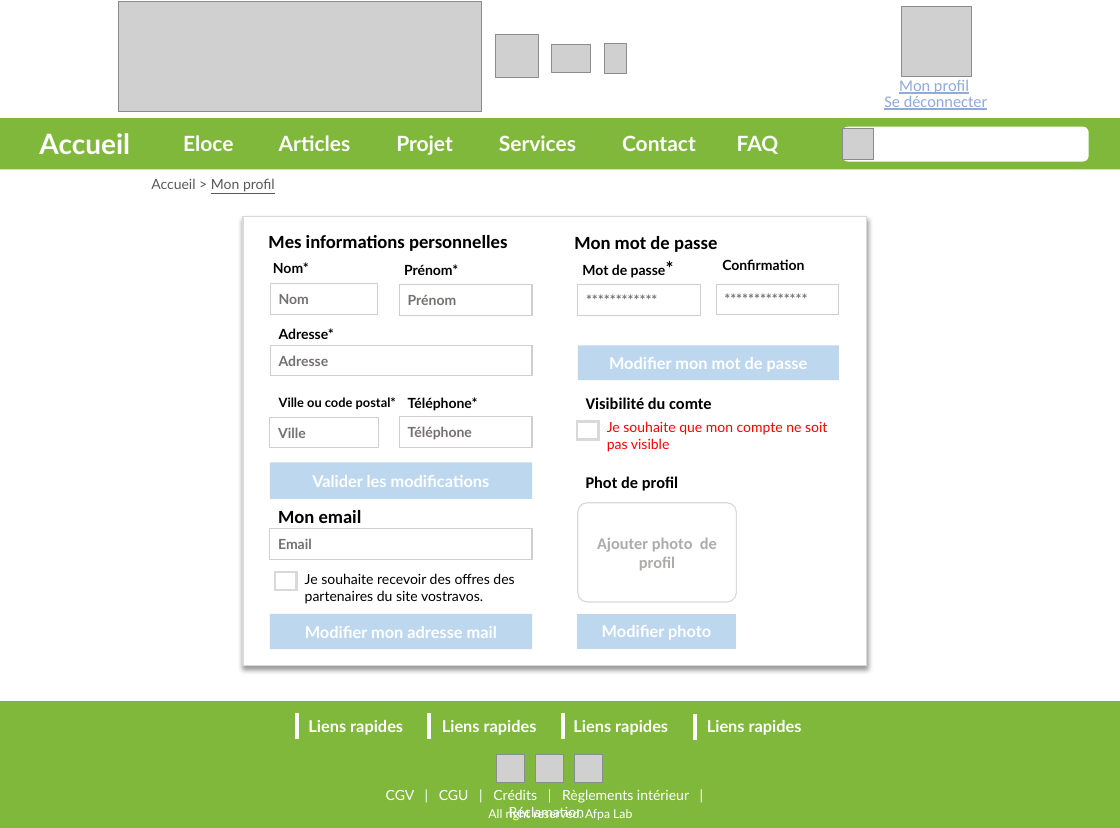
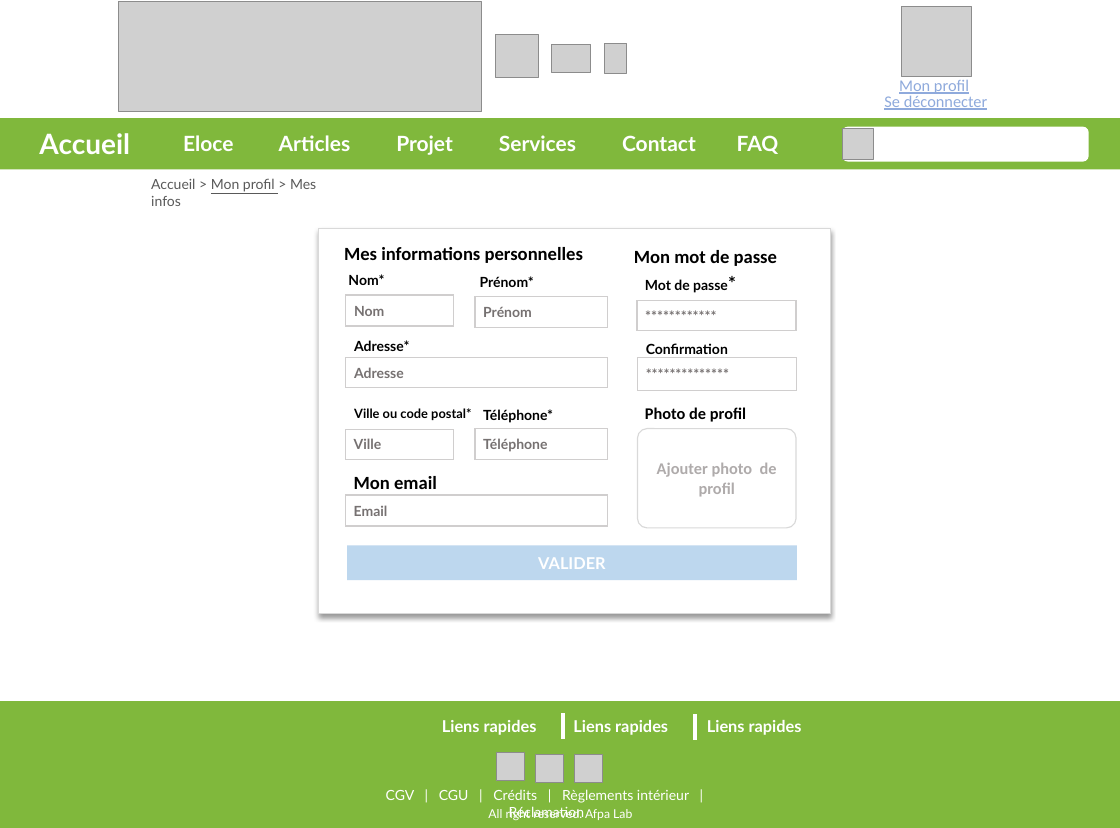
Before and after one commit to SAMTHP/TP_AFPAA, a slide deck: slide 7 of PROJET ELOCE/Mockup.pptx (slide 8 before the commit). Drawn at 1120x828 pixels with LibreOffice and Linux fonts; fonts in the diff are those of the drawing; grey boxes stand for pictures; background and template pictures are left out. Boxes give left, top, right and bottom in pixels: in the first picture for what was removed or moved away, otherwise in the second. Text is boxed around its words. In the diff, an @@ line names an element or a change of style, - is before the commit and + after.

```diff
--- a/PROJET ELOCE/Mockup.pptx
+++ b/PROJET ELOCE/Mockup.pptx
@@ text at box(151, 178, 316, 206): text changed @@
-Accueil > Mon profil
+Accueil > Mon profil > Mes infos
@@ rectangle: place and size @@
-rectangle at box(243, 217, 867, 666)
+rectangle at box(318, 229, 830, 614)
@@ text "Nom*": place and size @@
-text "Nom*" at box(273, 262, 309, 273)
+text "Nom*" at box(348, 274, 384, 285)
@@ text "Mon mot de passe": place and size @@
-text "Mon mot de passe" at box(574, 236, 717, 252)
+text "Mon mot de passe" at box(634, 250, 777, 266)
@@ text "Mot de passe*": place and size @@
-text "Mot de passe*" at box(582, 264, 666, 278)
+text "Mot de passe*" at box(645, 279, 728, 293)
@@ rectangle "************": place and size @@
-rectangle "************" at box(578, 285, 702, 316)
+rectangle "************" at box(637, 301, 796, 331)
@@ rectangle "Adresse": place and size @@
-rectangle "Adresse" at box(271, 345, 533, 376)
+rectangle "Adresse" at box(346, 358, 608, 388)
@@ rectangle removed at box(578, 345, 839, 381) @@
-Modifier mon mot de passe
@@ text "Confirmation": place and size @@
-text "Confirmation" at box(722, 259, 804, 270)
+text "Confirmation" at box(646, 343, 728, 354)
@@ rectangle "**************": place and size @@
-rectangle "**************" at box(717, 285, 839, 315)
+rectangle "**************" at box(638, 358, 797, 392)
@@ text removed at box(586, 397, 711, 409) @@
-Visibilité du comte
@@ text at box(645, 407, 746, 422): text changed @@
-Phot de profil
+Photo de profil
@@ 5 texts, 4 rectangles: place and size @@
-5 texts, 4 rectangles at box(268, 235, 532, 448)
+5 texts, 4 rectangles at box(344, 247, 607, 460)
@@ rectangle removed at box(577, 422, 598, 440) @@
@@ text removed at box(607, 421, 827, 452) @@
-Je souhaite que mon compte ne soit pas visible
@@ rounded rectangle "Ajouter photo de profil": place and size @@
-rounded rectangle "Ajouter photo de profil" at box(578, 503, 737, 602)
+rounded rectangle "Ajouter photo de profil" at box(638, 429, 797, 528)
@@ rectangle removed at box(270, 463, 532, 500) @@
-Valider les modifications
@@ text "Mon email" rewrapped from box(278, 510, 362, 523) to box(354, 476, 437, 495) @@
@@ rectangle "Email": place and size @@
-rectangle "Email" at box(270, 529, 532, 560)
+rectangle "Email" at box(345, 496, 607, 527)
@@ rectangle added at box(347, 546, 797, 581), fill #BDD7EE, 14 pt, text #FFFFFF, bold @@
+VALIDER
@@ rectangle removed at box(275, 572, 296, 591) @@
@@ text removed at box(305, 573, 514, 604) @@
-Je souhaite recevoir des offres des partenaires du site vostravos.
@@ rectangle removed at box(270, 614, 532, 649) @@
-Modifier mon adresse mail
@@ rectangle removed at box(577, 614, 736, 649) @@
-Modifier photo
@@ 3 lines, 1 text: place and size @@
-3 lines, 1 text at box(297, 713, 429, 739)
+3 lines, 1 text at box(350, 669, 544, 697)
```
Also in this commit, not shown: 7 other slides changed, 4 slides added, 16 slides removed, 3 other files.
